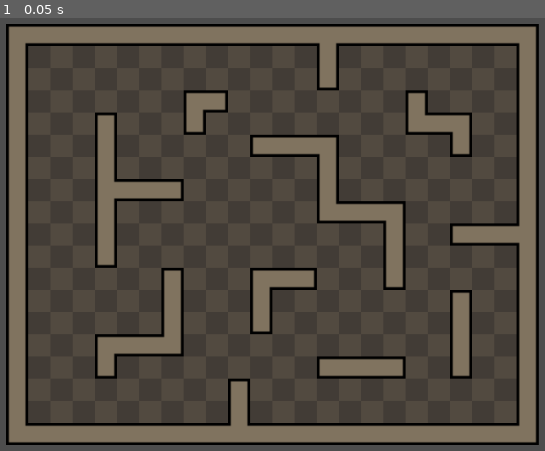
Above: before the commit, frame 1.
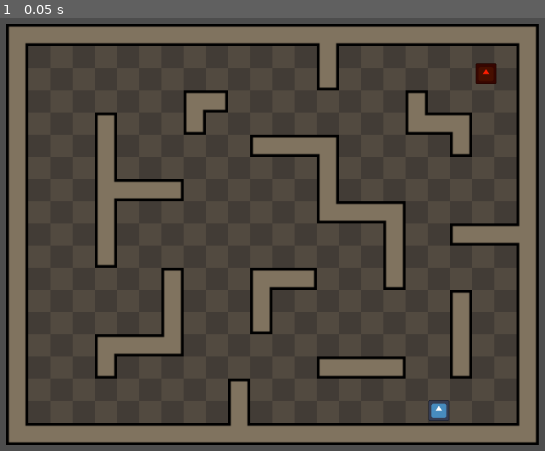
Above: after the commit, the same moment.

Repository: babeszino/a-star-pathfinding-on-navmesh
Game: Godot game, scene res://main.tscn
Same seed, same stepped clock (60 frames per second), same inputs: the game is played once before the commit and once after it. The engine's default icon, where the game draws it, is replaced by a stand-in: a white triangle on a blue panel in a dark square.
Inputs:
- Up to frame 1 (0.05 s): no input

The runs differ from the first frame. In frame 1, 0.3% of the frame differs, in the area x 78-92%, y 10-94%.

Commit message:
v0.2
-added a player character
-added an enemy character
-started working on the A star algorithm implementation

Diff:
--- /dev/null
+++ b/a-star-algorithm-pathfinding/enemy.gd
@@ -0,0 +1,49 @@
+extends CharacterBody2D
+
+# movement property-k
+@export var movement_speed : float = 100.0
+@export var target_path : NodePath
+@export var path_update_interval : float = 0.5
+@export var arrival_distance : float = 16.0
+@export var debug_draw : bool = true
+
+# navigacios es utvonalkeresos valtozok
+var target : Node2D
+var path : Array = []
+var current_path_index : int = 0
+var nav_map_rid : RID
+var path_timer : float = 0.0
+
+# A* algoritmus implementacio
+class AStarNode:
+	var position : Vector2
+	var parent : AStarNode
+	var g_cost : float = 0.0 # cost a start-tol
+	var h_cost : float = 0.0 # heurisztika cost
+	var f_cost : float = 0.0 # teljes cost (g + h erteke)
+
+	func _init(pos: Vector2, parent_node = null):
+		position = pos
+		parent = parent_node
+
+	func calculate_costs(start_pos: Vector2, end_pos: Vector2):
+		# ---
+		# cost szamolas a kiindulasi ponttol az aktualis node-ig
+		# ---
+
+		if parent:
+			g_cost = parent.g_cost + position.distance_to(parent.position)
+		else:
+			g_cost = 0.0
+
+		# heurisztikus cost (becsult tavolsag a celig)
+		h_cost = position.distance_to(end_pos)
+
+		# teljes cost
+		f_cost = g_cost + h_cost
+
+
+func _ready():
+	# player node lekeres
+	if not target_path.is_empty():
+		target = get_node(target_path)
--- a/a-star-algorithm-pathfinding/main.tscn
+++ b/a-star-algorithm-pathfinding/main.tscn
@@ -1,6 +1,8 @@
-[gd_scene load_steps=7 format=4 uid="uid://cvsfykk8he1r1"]
+[gd_scene load_steps=11 format=4 uid="uid://cvsfykk8he1r1"]
 
 [ext_resource type="Texture2D" uid="uid://bdqn1bsxbxmxr" path="res://assets/map_layout_1_tileset.png" id="1_ig7tw"]
+[ext_resource type="Texture2D" uid="uid://ivrr8pcw7yid" path="res://icon.svg" id="2_0xm2m"]
+[ext_resource type="Script" uid="uid://cgkkftqh8yq4a" path="res://enemy.gd" id="3_h2yge"]
 
 [sub_resource type="TileSetAtlasSource" id="TileSetAtlasSource_0xm2m"]
 texture = ExtResource("1_ig7tw")
@@ -125,6 +127,15 @@
 polygons = Array[PackedInt32Array]([PackedInt32Array(0, 1, 2, 3), PackedInt32Array(4, 0, 3, 5), PackedInt32Array(6, 7,  …(231 unchanged characters)…
 outlines = Array[PackedVector2Array]([PackedVector2Array(375, 71, 375, 361, 537, 361, 537, 311, 439, 311, 439, 297, 489, 297, 489, 231, 448, 231, 439, 231, 439, 135, 441, 135, 441, 185, 509, 185, 509, 136, 504, 136, 504, 120, 521, 120, 521, 140, 601, 140, 601, 112, 601, 71)])
 
+[sub_resource type="NavigationPolygon" id="NavigationPolygon_0xm2m"]
+vertices = PackedVector2Array(591, 131, 591, 143, 543, 143, 514, 131, 514, 145, 543, 164, 591, 164, 591, 209, 543, 240, 497, 240, 500, 193, 639, 209, 639, 240, 543, 320, 449, 320, 449, 305, 497, 305, 449, 240, 449, 193, 500, 145)
+polygons = Array[PackedInt32Array]([PackedInt32Array(0, 1, 2, 3), PackedInt32Array(4, 3, 2, 5), PackedInt32Array(5, 6, 7, 8, 9, 10), PackedInt32Array(7, 11, 12, 8), PackedInt32Array(13, 14, 15, 16), PackedInt32Array(8, 13, 16, 9), PackedInt32Array(9, 17, 18, 10), PackedInt32Array(5, 10, 19, 4)])
+outlines = Array[PackedVector2Array]([PackedVector2Array(439, 183, 439, 250, 485, 250, 487, 250, 487, 295, 439, 295, 439, 330, 528, 330, 553, 330, 553, 288, 553, 250, 592, 250, 649, 250, 649, 199, 601, 199, 601, 154, 553, 154, 553, 153, 601, 153, 601, 121, 522, 121, 504, 121, 504, 135, 490, 135, 490, 176, 490, 183)])
+
+[sub_resource type="CapsuleShape2D" id="CapsuleShape2D_0xm2m"]
+radius = 66.666504
+height = 133.33301
+
 [node name="Main" type="Node2D"]
 
 [node name="Camera2D" type="Camera2D" parent="."]
@@ -141,3 +152,31 @@
 
 [node name="NavigationRegion2D" type="NavigationRegion2D" parent="."]
 navigation_polygon = SubResource("NavigationPolygon_ig7tw")
+
+[node name="NavigationRegion2D2" type="NavigationRegion2D" parent="."]
+navigation_polygon = SubResource("NavigationPolygon_0xm2m")
+
+[node name="Player" type="CharacterBody2D" parent="."]
+position = Vector2(680, 343)
+scale = Vector2(0.12, 0.12)
+
+[node name="Sprite2D" type="Sprite2D" parent="Player"]
+texture = ExtResource("2_0xm2m")
+
+[node name="CollisionShape2D" type="CollisionShape2D" parent="Player"]
+shape = SubResource("CapsuleShape2D_0xm2m")
+
+[node name="Enemy" type="CharacterBody2D" parent="."]
+position = Vector2(714, 100)
+scale = Vector2(0.12, 0.12)
+script = ExtResource("3_h2yge")
+target_path = NodePath("../Player")
+
+[node name="Sprite2D" type="Sprite2D" parent="Enemy"]
+modulate = Color(1, 0.10980392, 0, 1)
+position = Vector2(-0.00048828125, 0)
+texture = ExtResource("2_0xm2m")
+
+[node name="CollisionShape2D" type="CollisionShape2D" parent="Enemy"]
+position = Vector2(0.00051116943, 0)
+shape = SubResource("CapsuleShape2D_0xm2m")
Not shown, added: a-star-algorithm-pathfinding/enemy.gd.uid
Not shown, added: .DS_Store
